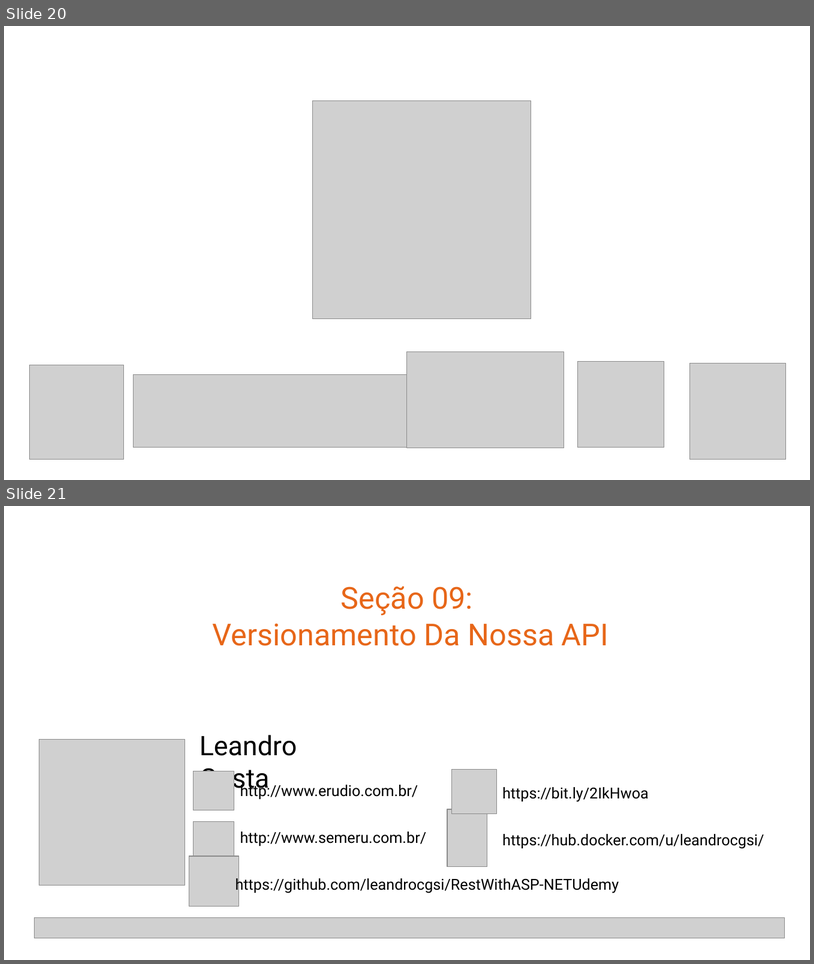
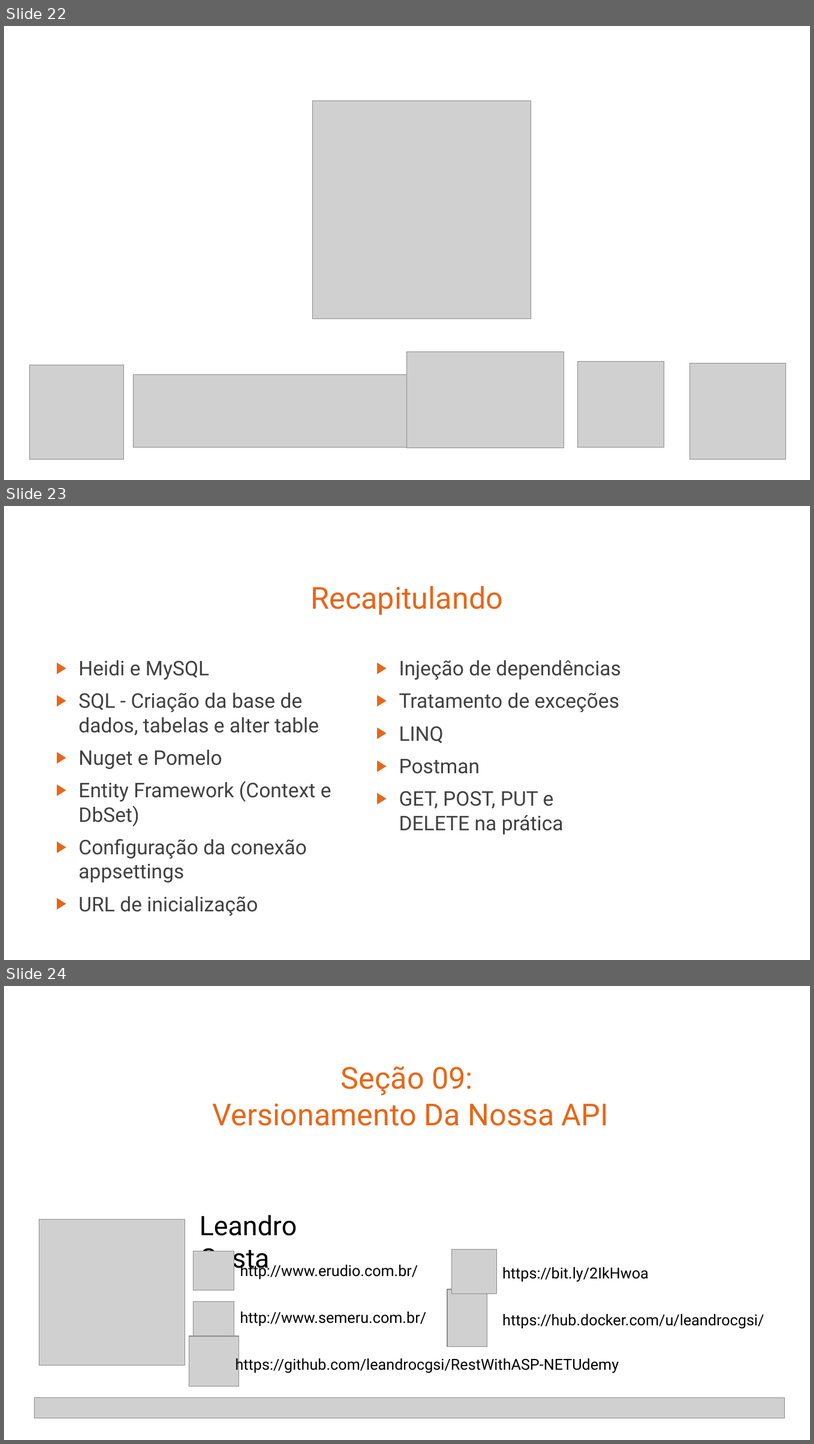
Before and after one commit to leandrocgsi/RestWithASP-NETUdemy, a slide deck: Documents/Building Modern RESTFul API's With ASP.NET Core - Architectural Overview.pptx. Shown one above the other, each under a label of ours: slides 20 and 21 before the commit, slides 22, 23 and 24 after it. The pictures are 814x964 and 814x1444 pixels, drawn with LibreOffice and Linux fonts; fonts in the diff are those of the drawing; grey boxes stand for pictures. Boxes give left, top, right and bottom in pixels: in the first picture for what was removed or moved away, otherwise in the second. Text is boxed around its words. In the diff, an @@ line names an element or a change of style, - is before the commit and + after.

```diff
--- a/Documents/Building Modern RESTFul API's With ASP.NET Core - Architectural Overview.pptx
+++ b/Documents/Building Modern RESTFul API's With ASP.NET Core - Architectural Overview.pptx
@@ slide 23 added at [4, 506, 810, 960], background #FFFFFF @@
@@ title added at [311, 586, 503, 615], 36 pt, text #E76618 @@
+Recapitulando
@@ text added at [78, 660, 332, 916], 24 pt, text #404040 @@
+▶ Heidi e MySQL
+▶ SQL - Criação da base de dados, tabelas e alter table
+▶ Nuget e Pomelo
+▶ Entity Framework (Context e DbSet)
+▶ Configuração da conexão appsettings
+▶ URL de inicialização
@@ text added at [399, 660, 621, 834], 24 pt, text #404040 @@
+▶ Injeção de dependências
+▶ Tratamento de exceções
+▶ LINQ
+▶ Postman
+▶ GET, POST, PUT e DELETE na prática
@@ what was slide 20 is now slide 22 @@
@@ what was slide 21 is now slide 24 @@
```
Also in this commit, not shown: 2 slides changed, 6 other slides added.
